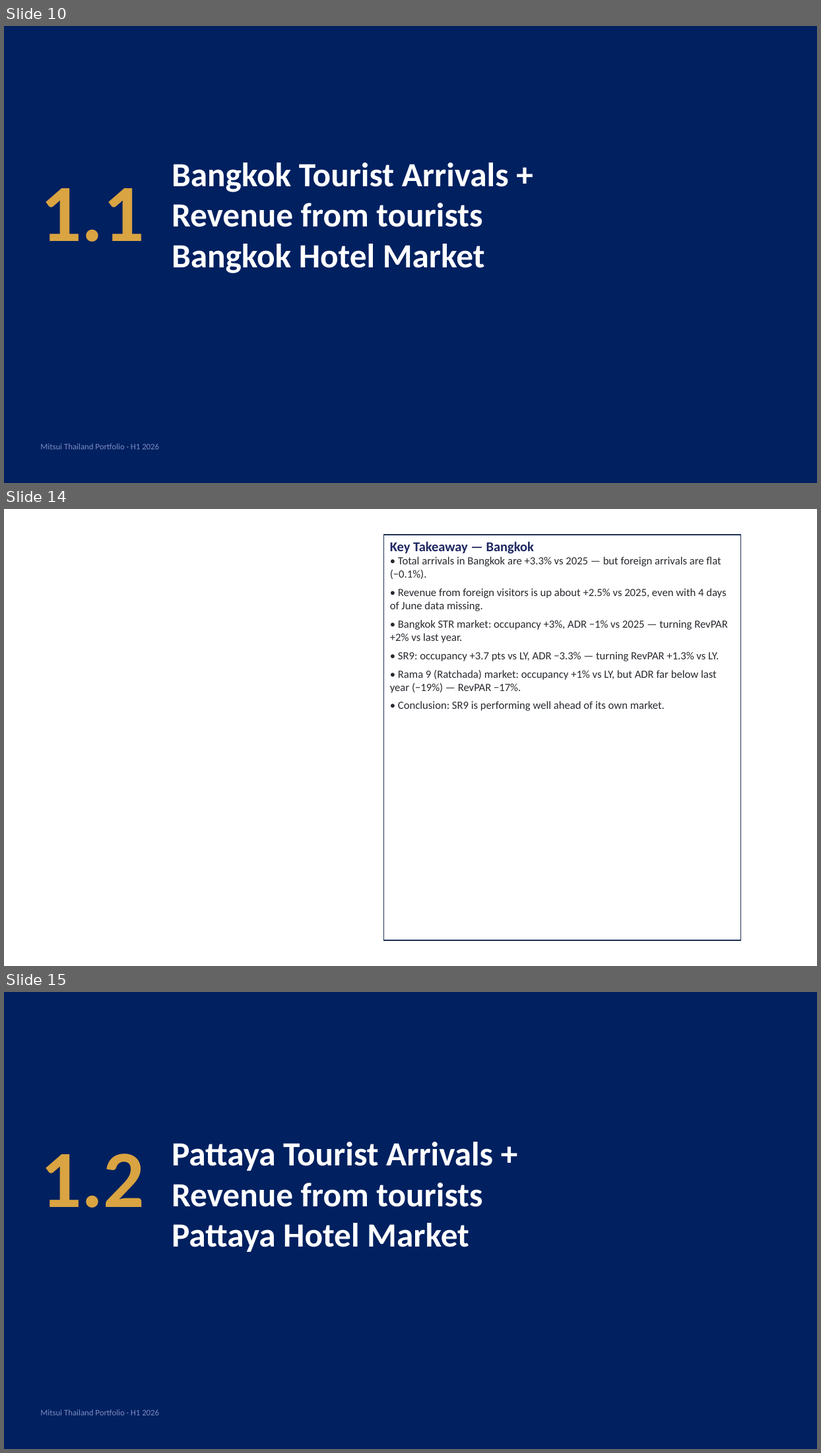
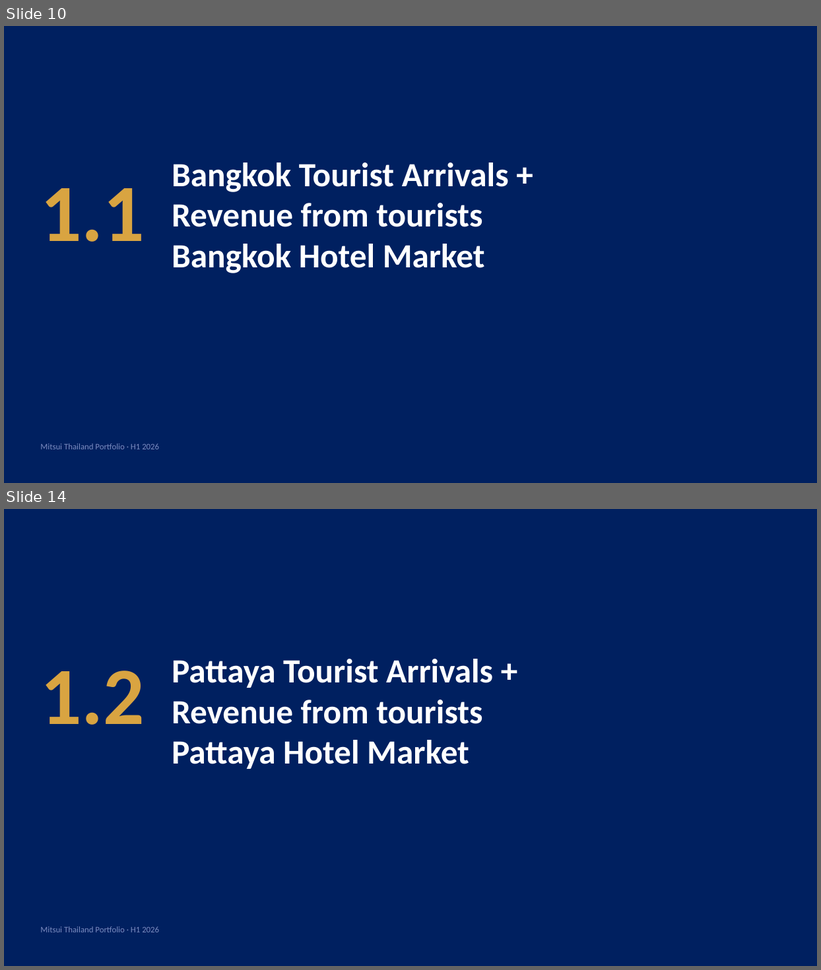
Before and after one commit to Chavin2543/mae-workspace, a slide deck: output/Portfolio_Performance_Report_H1-2026.pptx. Shown one above the other, each under a label of ours: slides 10, 14 and 15 before the commit, slides 10 and 14 after it; the slides between them are not shown. The pictures are 821x1453 and 821x970 pixels, drawn with LibreOffice and Linux fonts; fonts in the diff are those of the drawing. Boxes give left, top, right and bottom in pixels: in the first picture for what was removed or moved away, otherwise in the second. Text is boxed around its words. In the diff, an @@ line names an element or a change of style, - is before the commit and + after.

```diff
--- a/output/Portfolio_Performance_Report_H1-2026.pptx
+++ b/output/Portfolio_Performance_Report_H1-2026.pptx
@@ slide 14 removed at (4,509,817,966), background #FFFFFF @@
@@ rectangle removed at (384,535,741,941) @@
-Key Takeaway — Bangkok
-• Total arrivals in Bangkok are +3.3% vs 2025 — but foreign arrivals are flat (−0.1%).
-• Revenue from foreign visitors is up about +2.5% vs 2025, even with 4 days of June data missing.
-• Bangkok STR market: occupancy +3%, ADR −1% vs 2025 — turning RevPAR +2% vs last year.
-• SR9: occupancy +3.7 pts vs LY, ADR −3.3% — turning RevPAR +1.3% vs LY.
-• Rama 9 (Ratchada) market: occupancy +1% vs LY, but ADR far below last year (−19%) — RevPAR −17%.
-• Conclusion: SR9 is performing well ahead of its own market.
@@ what was slide 15 is now slide 14 @@
```
Also in this commit, not shown: 18 slides changed, 1 other slide removed, 1 other file.
